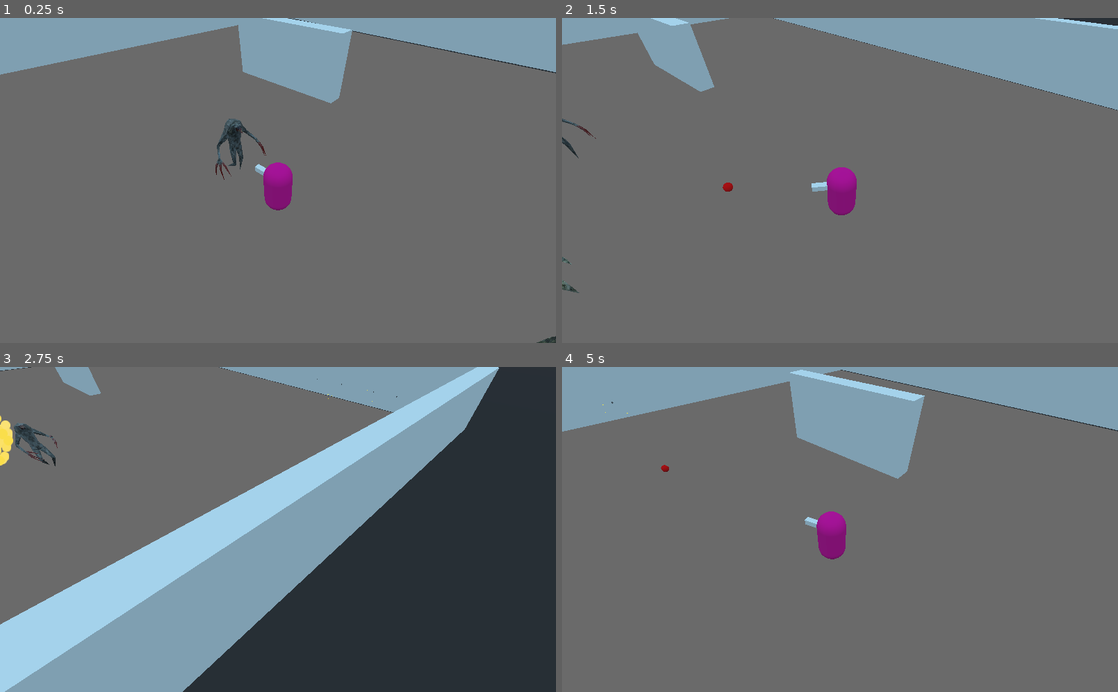
Above: before the commit, frames 1-4 (two rows, left to right).
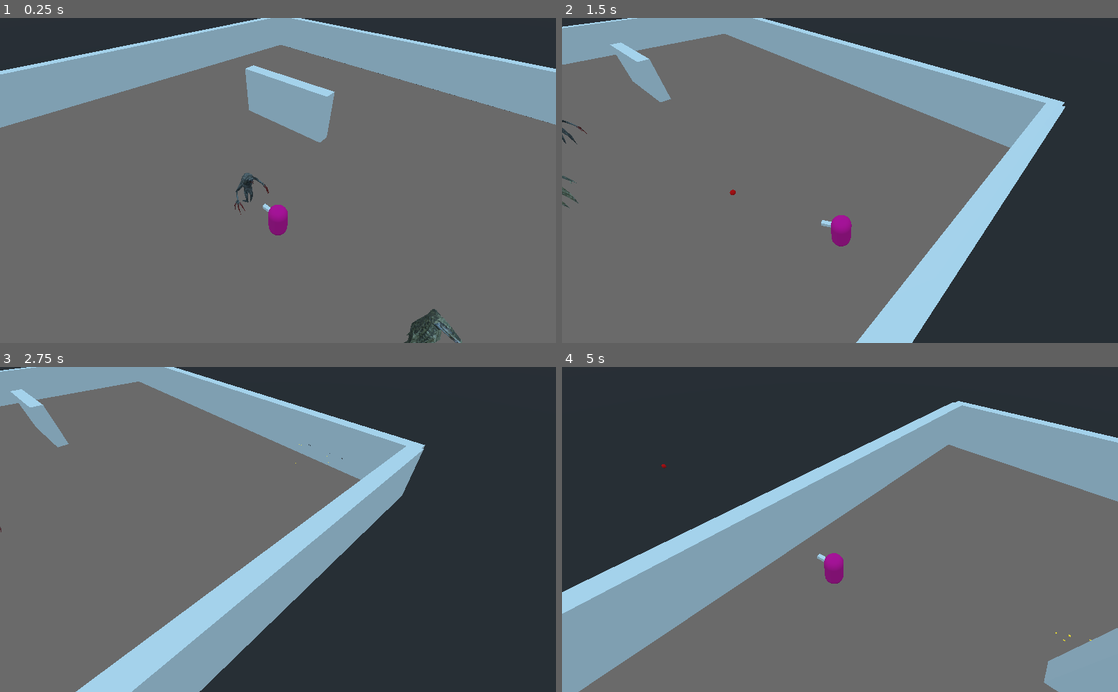
Above: after the commit, the same moments.

Repository: gusemil/topdownshooter3d-demo
Game: Godot game, scene res://scenes/World.tscn
The game is run twice, just before and just after one commit, with the same random seed, the same clock (stepped at 60 frames per second) and the same inputs.
Inputs (mouse positions are in pixels of both pictures, inside the frame that each line leads up to):
- Up to frame 1 (0.25 s): no input
- Up to frame 2 (1.5 s): move the mouse to (962, 164) at 0.52 s; hold D (move_right) 0.53-1.28 s; tap Space (dash) at 0.6, 1.35 s; move the mouse to (728, 196) at 1.27 s; hold S (move_backward) from 1.28 s (still down)
- Up to frame 3 (2.75 s): move the mouse to (333, 458) at 2.02 s; release S (move_backward) at 2.03 s; press the mouse at (333, 458) at 2.03 s; hold D (move_right) from 2.03 s (still down); tap Space (dash) at 2.3 s
- Up to frame 4 (5 s): move the mouse to (812, 594) at 2.77 s; release D (move_right) at 2.78 s; release the mouse at (812, 594) at 2.78 s; hold W (move_forward) 2.78-3.53 s; tap Space (dash) at 2.85, 3.6, 4.55 s; move the mouse to (1006, 578) at 3.52 s; hold A (move_left) from 3.53 s (still down); move the mouse to (673, 480) at 4.27 s; click (673, 480) at 4.35 s

The runs differ from the first frame. In frame 1, 25% of the frame differs, in the area x 0-100%, y 0-100%; in frame 2, 44%; in frame 3, 38%; in frame 4, 56%.

Commit message:
initial dash (no restrictions), camera moved further to see more

Diff:
--- a/scenes/Player.tscn
+++ b/scenes/Player.tscn
@@ -64,7 +64,7 @@
 [node name="CameraRig" type="Position3D" parent="."]
 
 [node name="Camera" type="Camera" parent="CameraRig"]
-transform = Transform( 0.707107, 0.5, -0.5, 0, 0.707107, 0.707107, 0.707107, -0.5, 0.5, -8, 12, 8 )
+transform = Transform( 0.707107, 0.5, -0.5, 0, 0.707107, 0.707107, 0.707107, -0.5, 0.5, -10, 20, 10 )
 
 [node name="Cursor" type="MeshInstance" parent="."]
 transform = Transform( 0.3, 0, 0, 0, 0.3, 0, 0, 0, 0.3, 0, 0, 0 )
--- /dev/null
+++ b/scenes/WaveManager.gd
@@ -0,0 +1 @@
+extends Node
--- a/scenes/World.tscn
+++ b/scenes/World.tscn
@@ -1,8 +1,9 @@
-[gd_scene load_steps=11 format=2]
+[gd_scene load_steps=12 format=2]
 
 [ext_resource path="res://scenes/MeleeEnemy.tscn" type="PackedScene" id=1]
 [ext_resource path="res://scenes/Player.tscn" type="PackedScene" id=2]
 [ext_resource path="res://scripts/GameManager.gd" type="Script" id=3]
+[ext_resource path="res://scenes/WaveManager.gd" type="Script" id=4]
 [ext_resource path="res://scenes/RangedEnemy.tscn" type="PackedScene" id=5]
 
 [sub_resource type="SpatialMaterial" id=1]
@@ -26,7 +27,12 @@
 polygons = [ PoolIntArray( 1, 0, 2 ), PoolIntArray( 2, 0, 3 ), PoolIntArray( 7, 6, 4 ), PoolIntArray( 4, 6, 5 ), PoolIn …(6895 unchanged characters)…
 
 [node name="World" type="Spatial"]
+
+[node name="GameManager" type="Node" parent="."]
 script = ExtResource( 3 )
+
+[node name="WaveManager" type="Node" parent="."]
+script = ExtResource( 4 )
 
 [node name="Environment" type="Spatial" parent="."]
 __meta__ = {
@@ -115,6 +121,4 @@
 
 [node name="RangedEnemy" parent="Navigation" instance=ExtResource( 5 )]
 transform = Transform( 3, 0, 0, 0, 3, 0, 0, 0, 3, 0, 0, 14.0658 )
-attack_angle = 5.0
 always_face_towards_player_when_attacking = true
-sight_cone_degrees = 45.0
--- a/scripts/GameManager.gd
+++ b/scripts/GameManager.gd
@@ -1,4 +1,4 @@
-extends Spatial
+extends Node
 
 
 func _input(event):
--- a/scripts/Player.gd
+++ b/scripts/Player.gd
@@ -1,19 +1,27 @@
 extends KinematicBody
 
+# Movement essentials
 export var speed = 300
 export var friction = 0.875
 export var gravity = 80
 export var camera_rotation_speed = 250
-
 var move_direction = Vector3()
 var velocity = Vector3()
 
+# Camera
 onready var camera = $CameraRig/Camera
 onready var camera_rig = $CameraRig
 onready var cursor= $Cursor
+
+# Addons
 onready var weapon_manager = $WeaponManager
 onready var health_manager = $HealthManager
 
+# Dash
+export var dash_speed : float = 30
+var is_dashing = false
+
+# State
 var dead = false
 
 
@@ -31,8 +39,6 @@
 
 func _physics_process(delta):
 	camera_follows_player()
-	rotate_camera(delta)
-
 	look_at_cursor()
 	move(delta)
 
@@ -40,52 +46,48 @@
 	velocity.y -= gravity*delta
 	velocity = move_and_slide(velocity, Vector3.UP, true, 3)
 
-
 func camera_follows_player():
 	var player_pos = global_transform.origin
 	camera_rig.global_transform.origin = player_pos
 
+func look_at_cursor():
+	if !dead:
+		# Create a horizontal plane, and find a point where the ray intersects with it
+		var player_pos = global_transform.origin
+		var dropPlane  = Plane(Vector3(0, 1, 0), player_pos.y)
+		# Project a ray from camera, from where the mouse cursor is in 2D viewport
+		var ray_length = 1000
+		var mouse_pos = get_viewport().get_mouse_position()
+		var from = camera.project_ray_origin(mouse_pos)
+		var to = from + camera.project_ray_normal(mouse_pos) * ray_length
+		var cursor_pos = dropPlane.intersects_ray(from,to)
 
-func rotate_camera(delta):
-	if Input.is_action_pressed("rotate_camera_cw"):
-		camera_rig.rotate_y(deg2rad(-camera_rotation_speed * delta))
-	if Input.is_action_pressed("rotate_camera_ccw"):
-		camera_rig.rotate_y(deg2rad(camera_rotation_speed * delta))
+		# Set the position of cursor visualizer
+		cursor.global_transform.origin = cursor_pos + Vector3(0,1,0)
 
-
-func look_at_cursor():
-	# Create a horizontal plane, and find a point where the ray intersects with it
-	var player_pos = global_transform.origin
-	var dropPlane  = Plane(Vector3(0, 1, 0), player_pos.y)
-	# Project a ray from camera, from where the mouse cursor is in 2D viewport
-	var ray_length = 1000
-	var mouse_pos = get_viewport().get_mouse_position()
-	var from = camera.project_ray_origin(mouse_pos)
-	var to = from + camera.project_ray_normal(mouse_pos) * ray_length
-	var cursor_pos = dropPlane.intersects_ray(from,to)
-
-	# Set the position of cursor visualizer
-	cursor.global_transform.origin = cursor_pos + Vector3(0,1,0)
-
-	# Make player look at the cursor
-	look_at(cursor_pos, Vector3.UP)
+		# Make player look at the cursor
+		look_at(cursor_pos, Vector3.UP)
 
 
 func move(delta):
-	move_direction = Vector3()
-	var camera_basis = camera.get_global_transform().basis
-	if Input.is_action_pressed("move_forward"):
-		move_direction -= camera_basis.z
-	elif Input.is_action_pressed("move_backward"):
-		move_direction += camera_basis.z
-	if Input.is_action_pressed("move_left"):
-		move_direction -= camera_basis.x
-	elif Input.is_action_pressed("move_right"):
-		move_direction += camera_basis.x
-	move_direction.y = 0
-	move_direction = move_direction.normalized()
+	if !dead:
+		move_direction = Vector3()
+		var camera_basis = camera.get_global_transform().basis
+		if Input.is_action_pressed("move_forward"):
+			move_direction -= camera_basis.z
+		elif Input.is_action_pressed("move_backward"):
+			move_direction += camera_basis.z
+		if Input.is_action_pressed("move_left"):
+			move_direction -= camera_basis.x
+		elif Input.is_action_pressed("move_right"):
+			move_direction += camera_basis.x
+		move_direction.y = 0
+		move_direction = move_direction.normalized()
 
-	velocity += move_direction*speed*delta
+		if Input.is_action_just_pressed("dash"):
+			velocity += move_direction*speed*delta*dash_speed
+		else:
+			velocity += move_direction*speed*delta
 
 func take_damage(dmg : int):
 	health_manager.take_damage(dmg)
@@ -93,3 +95,6 @@
 func death():
 	dead = true
 	print("Player is dead")
+
+func dash():
+	pass
